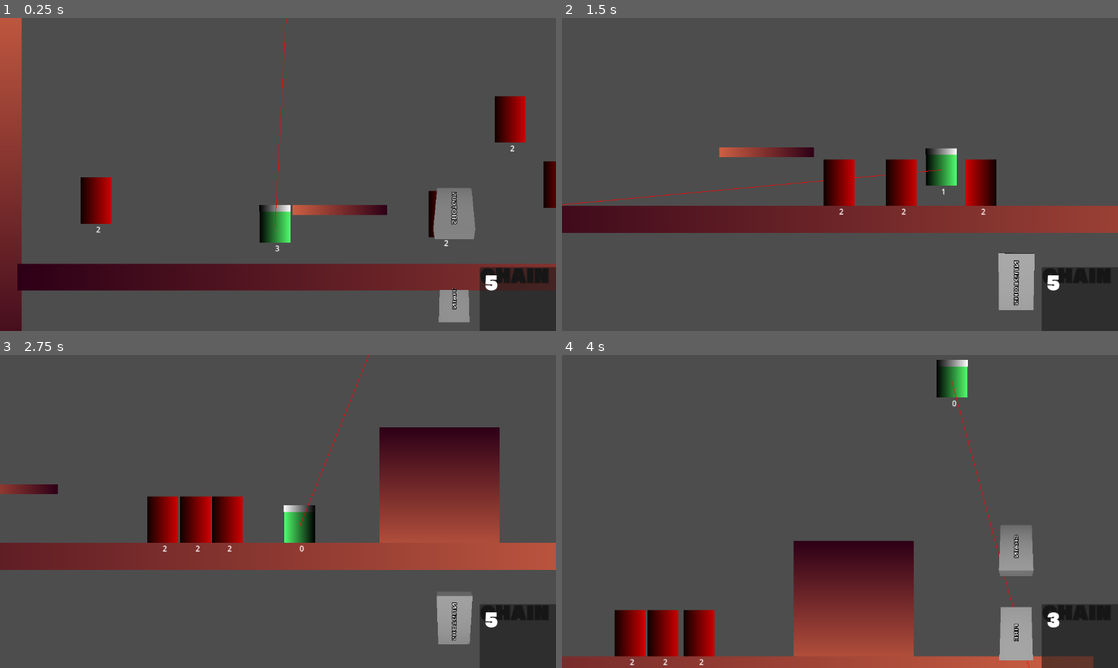
Above: before the commit, frames 1-4 (two rows, left to right).
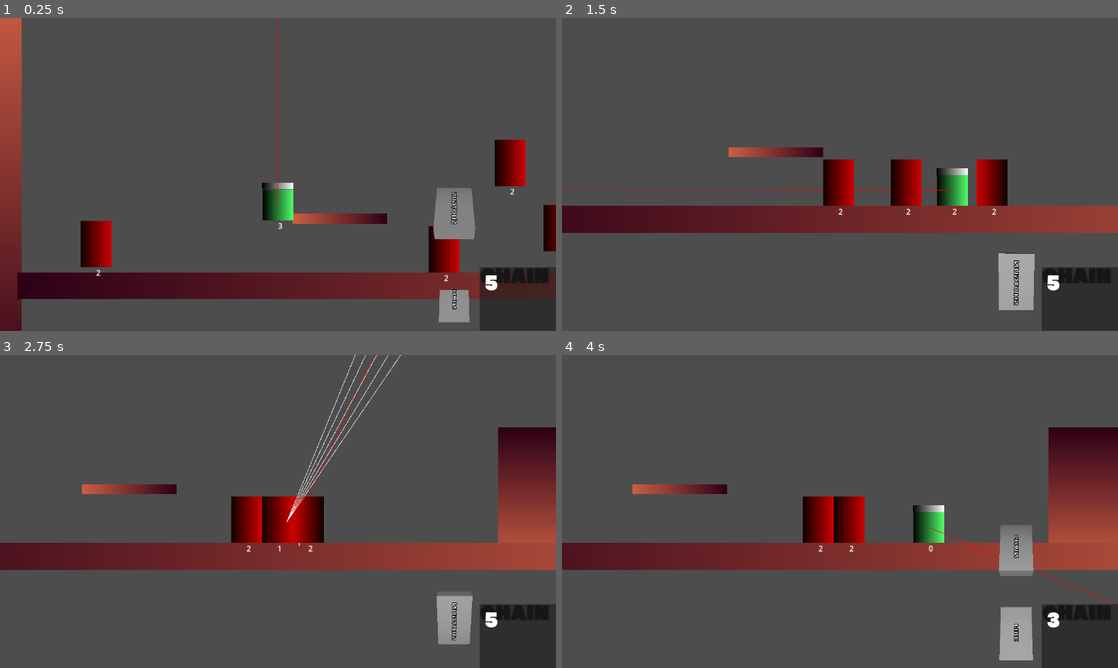
Above: after the commit, the same moments.

Repository: muffindohoah/coffee
Game: Godot game, scene res://test_level.tscn
Two runs of this game, one before a commit and one after it. Both use one fixed random seed, a clock stepped at 60 frames per second and the inputs below.
Inputs (mouse positions are in pixels of both pictures, inside the frame that each line leads up to):
- Up to frame 1 (0.25 s): no input
- Up to frame 2 (1.5 s): move the mouse to (962, 158) at 0.52 s; hold D (right) from 0.53 s (still down); tap R (changeammo) at 0.6 s; tap W (jump) at 0.77 s; tap Shift (dodgeparry) at 0.8, 1.35 s; move the mouse to (728, 190) at 1.27 s
- Up to frame 3 (2.75 s): tap W (jump) at 1.52 s; click (166, 527) at 1.55 s; move the mouse to (333, 442) at 2.02 s; release D (right) at 2.03 s; hold A (left) from 2.03 s (still down); click (333, 442) at 2.1 s; right-click (333, 442) at 2.3 s
- Up to frame 4 (4 s): move the mouse to (812, 574) at 2.77 s; release A (left) at 2.78 s; hold D (right) from 2.78 s (still down); right-click (812, 574) at 2.85 s; tap W (jump) at 3.02, 3.77 s; tap R (changeammo) at 3.05, 3.6 s; move the mouse to (1006, 558) at 3.52 s; tap Shift (dodgeparry) at 3.8 s

The runs differ from the first frame. In frame 1, 11% of the frame differs, in the area x 3-100%, y 0-90%; in frame 2, 3.6%; in frame 3, 18%; in frame 4, 28%, in the area x 0-100%, y 1-100%.

Commit message:
add shotgun

Diff:
--- a/coffee/enemy.gd
+++ b/coffee/enemy.gd
@@ -6,8 +6,9 @@
 @export var JUMP_VELOCITY = -400.0
 @export var INITIAL_HEALTH = 2
 @export var BASE_DAMAGE = 1
+const GRAVITY := 5000.0
 
-var knockback: Vector2
+var movementvelocity := Vector2.ZERO
 
 var health = INITIAL_HEALTH
 var targets: Array[Node2D] = []
@@ -17,7 +18,7 @@
 	$healthLabel.text = str(health)
 	# Add the gravity.
 	if not is_on_floor():
-		velocity += get_gravity() * delta
+		velocity.y += GRAVITY * delta
 
 
 	if !targets.is_empty():
@@ -25,29 +26,24 @@
 			var t := targets[0] # target
 			var dir := (t.global_position - global_position).normalized() # vector pointing towards target
 			if dir.x < 0:
-				velocity.x = move_toward(velocity.x, -SPEED, ACCELERATION * delta)
+				movementvelocity.x = move_toward(movementvelocity.x, -SPEED, ACCELERATION * delta)
 				$flip2d.face(-1)
 			else:
-				velocity.x = move_toward(velocity.x, SPEED, ACCELERATION * delta)
+				movementvelocity.x = move_toward(movementvelocity.x, SPEED, ACCELERATION * delta)
 				$flip2d.face(1)
 		else:
-			velocity.x = move_toward(velocity.x, 0, ACCELERATION * delta)
+			movementvelocity.x = move_toward(movementvelocity.x, 0, ACCELERATION * delta)
 
 
-	knockback = knockback.move_toward(Vector2.ZERO, 2000 * delta)
-	velocity += knockback
+	velocity = velocity.move_toward(Vector2.ZERO, 2000 * delta)
+	velocity += movementvelocity
 	move_and_slide()
-	velocity -= knockback
+	velocity -= movementvelocity
 
 func hit(from:CharacterBody2D, damage: int) -> void:
 	health -= damage
 	if health <= 0:
 		die()
-
-	self.knockback += Vector2(
-	sign(self.global_position.x - from.global_position.x) * 800,
-		-400
-	)
 
 func die() -> void:
 	queue_free()
@@ -59,3 +55,7 @@
 func _on_attack_body_entered(body: Node2D) -> void:
 	if body.is_in_group("player") and body.is_in_group("damageable"):
 		body.hit(self, BASE_DAMAGE)
+		body.velocity += Vector2(
+			sign(body.global_position.x - global_position.x) * 800,
+			-400
+		)
--- a/coffee/player.gd
+++ b/coffee/player.gd
@@ -16,7 +16,7 @@
 const INITIAL_HEALTH := 3
 
 var health = INITIAL_HEALTH
-var knockback := Vector2.ZERO
+var movementvelocity := Vector2.ZERO
 
 var isinvulnerable := true
 var canattack := true
@@ -30,7 +30,7 @@
 	slice_hitbox.monitoring = false
 
 func _process(delta: float) -> void:
-	$Line2D.look_at(get_global_mouse_position())
+	$weaponpivot.look_at(get_global_mouse_position())
 
 func _physics_process(delta: float) -> void:
 
@@ -41,44 +41,45 @@
 		_movement_process(delta)
 		_input_process(delta)
 
-	knockback = knockback.move_toward(Vector2.ZERO, 2000 * delta)
+	velocity = velocity.move_toward(Vector2.ZERO, 2000 * delta)
 
-	velocity += knockback
+	velocity += movementvelocity
 	move_and_slide()
-	velocity -= knockback # silly way of doing this
+	velocity -= movementvelocity # silly way of doing this
 
 
 func _input_process(delta: float):
 
 	var direction := Input.get_axis("left", "right")
 
-	if ammo_switch_cooldown.time_left == 0:
-		if Input.is_action_just_pressed("changeammo"):
-			Utils.ammo_switch()
-			ammo_switch_cooldown.start()
+	if ammo_switch_cooldown.time_left == 0 and Input.is_action_just_pressed("changeammo"):
+		Utils.ammo_switch()
+		ammo_switch_cooldown.start()
 
-	if canattack:
-		if Input.is_action_just_pressed("melee"):
-			slice()
+	if canattack and Input.is_action_just_pressed("melee"):
+		slice()
 
-	if candodge:
-		if Input.is_action_just_pressed("dodgeparry") && (Input.is_action_pressed("left") or Input.is_action_pressed("right")):
+	if canattack and Input.is_action_just_pressed("shoot"):
+		action_shoot()
+
+	if candodge and Input.is_action_just_pressed("dodgeparry"):
+		if Input.is_action_pressed("left") or Input.is_action_pressed("right"):
 			roll(direction)
-
-		elif Input.is_action_just_pressed("dodgeparry"):
+		else:
 			parry()
 
 func _movement_process(delta: float):
-	if doesgravity:
-		if not is_on_floor():
-			velocity.y += GRAVITY * delta
+	if doesgravity and not is_on_floor():
+		velocity.y += GRAVITY * delta
+
 	if Input.is_action_just_pressed("jump") and is_on_floor():
 		velocity.y -= JUMP_SPEED
+
 	var direction := Input.get_axis("left", "right")
 
-	if direction < 0: velocity.x = -SPEED
-	if direction > 0: velocity.x = SPEED
-	if direction == 0: velocity.x = 0
+	if direction < 0: movementvelocity.x = -SPEED
+	if direction > 0: movementvelocity.x = SPEED
+	if direction == 0: movementvelocity.x = 0
 
 	# flip sprites
 	if direction < 0: $flip2d.face(-1)
@@ -97,7 +98,7 @@
 	counter_hitbox.monitoring = true
 	anim_player.play()
 	candodge = true
-	self.knockback += Vector2(
+	self.velocity += Vector2(
 			sign(self.global_position.x - enemy.global_position.x) * 1000,
 			-1000
 		)
@@ -131,10 +132,6 @@
 		print("plink!")
 	else:
 		health -= damage
-		self.knockback += Vector2(
-			sign(self.global_position.x - from.global_position.x) * 1000,
-			-500
-		)
 
 func die() -> void:
 	queue_free()
@@ -142,9 +139,17 @@
 func _on_counter_hitbox_body_entered(body: Node2D) -> void:
 	if body.is_in_group("damageable"):
 		body.hit(self, BASE_DAMAGE)
+		if body.is_in_group("enemy"):
+			body.velocity += Vector2(
+				sign(body.global_position.x - global_position.x) * 1000,
+				-500
+			)
 
 func slice():
 	anim_player.play("slice")
+
+func action_shoot():
+	$weaponpivot/Shotgun.action_primaryfire()
 
 func _on_slice_hitbox_body_entered(body: Node2D) -> void:
 	if body.is_in_group("damageable"):
--- a/coffee/player.tscn
+++ b/coffee/player.tscn
@@ -1,8 +1,9 @@
-[gd_scene load_steps=17 format=3 uid="uid://dsiagdguuasxg"]
+[gd_scene load_steps=18 format=3 uid="uid://dsiagdguuasxg"]
 
 [ext_resource type="Script" path="res://player.gd" id="1_53qcj"]
 [ext_resource type="PackedScene" uid="uid://ddtj8kqkup2gn" path="res://scenes/components/flip_2d.tscn" id="2_m1dq5"]
 [ext_resource type="PackedScene" uid="uid://dvsrfwsjm0ejv" path="res://hitbox.tscn" id="3_gko32"]
+[ext_resource type="PackedScene" uid="uid://b7mf5crkmbsfs" path="res://scenes/weapons/shotgun.tscn" id="4_xb2yo"]
 
 [sub_resource type="Gradient" id="Gradient_t1l8p"]
 
@@ -171,8 +172,12 @@
 [node name="dodgecooldown" type="Timer" parent="."]
 one_shot = true
 
-[node name="Line2D" type="Line2D" parent="."]
-position = Vector2(0, -33)
+[node name="weaponpivot" type="Node2D" parent="."]
+position = Vector2(0, -32)
+
+[node name="Shotgun" parent="weaponpivot" instance=ExtResource("4_xb2yo")]
+
+[node name="Line2D" type="Line2D" parent="weaponpivot"]
 points = PackedVector2Array(0, 0, 1000, 0)
 width = 1.0
 default_color = Color(1, 0, 0, 1)
--- a/coffee/project.godot
+++ b/coffee/project.godot
@@ -30,6 +30,7 @@
 enemy=""
 damageable="hit(), die()"
 player=""
+world="spawn enemies, projectiles, fx, etc. as a child of this"
 
 [input]
 
--- /dev/null
+++ b/coffee/scenes/weapons/raycast_bullet.gd
@@ -0,0 +1,23 @@
+extends RayCast2D
+
+@export var damage := 1
+@export var max_range := 500.0
+@export var color := Color.WHITE
+@export var attacker: CharacterBody2D = null
+
+func _ready() -> void:
+	$Line2D.set_point_position(1, Vector2(max_range, 0))
+	target_position = Vector2(max_range, 0)
+	force_raycast_update()
+	if is_colliding():
+		var c := get_collider() as Node2D
+		var dist := global_position.distance_to(get_collision_point())
+		$Line2D.set_point_position(1, Vector2(dist, 0))
+		if c.is_in_group("damageable"):
+			c.hit(attacker, damage)
+			if c.is_in_group("enemy"):
+				c.velocity += (c.global_position - global_position).normalized() * 500
+	queue_redraw()
+
+func _on_ttl_timeout() -> void:
+	queue_free()
--- /dev/null
+++ b/coffee/scenes/weapons/raycast_bullet.tscn
@@ -0,0 +1,18 @@
+[gd_scene load_steps=2 format=3 uid="uid://cnyn4e4gf0a8m"]
+
+[ext_resource type="Script" path="res://scenes/weapons/raycast_bullet.gd" id="1_ujmkq"]
+
+[node name="RaycastBullet" type="RayCast2D"]
+target_position = Vector2(100, 0)
+collision_mask = 19
+script = ExtResource("1_ujmkq")
+
+[node name="ttl" type="Timer" parent="."]
+one_shot = true
+autostart = true
+
+[node name="Line2D" type="Line2D" parent="."]
+points = PackedVector2Array(0, 0, 1000, 0)
+width = 1.0
+
+[connection signal="timeout" from="ttl" to="." method="_on_ttl_timeout"]
--- /dev/null
+++ b/coffee/scenes/weapons/shotgun.gd
@@ -0,0 +1,19 @@
+extends Node2D
+
+@onready var world: Node2D = get_tree().get_first_node_in_group("world")
+@export var wielder: CharacterBody2D = null
+
+const RAYCAST_BULLET := preload("res://scenes/weapons/raycast_bullet.tscn")
+
+func action_primaryfire() -> void:
+	print("POW")
+	var bulletcount := 5
+	var spread := deg_to_rad(15)
+	var angle := -spread/2
+	for i in range(bulletcount):
+		var b := RAYCAST_BULLET.instantiate()
+		b.global_position = global_position
+		b.global_rotation = global_rotation + angle
+		b.attacker = wielder
+		world.add_child(b)
+		angle += spread/bulletcount
--- /dev/null
+++ b/coffee/scenes/weapons/shotgun.tscn
@@ -0,0 +1,6 @@
+[gd_scene load_steps=2 format=3 uid="uid://b7mf5crkmbsfs"]
+
+[ext_resource type="Script" path="res://scenes/weapons/shotgun.gd" id="1_5nr0e"]
+
+[node name="Shotgun" type="Node2D"]
+script = ExtResource("1_5nr0e")
--- a/coffee/test_level.tscn
+++ b/coffee/test_level.tscn
@@ -16,7 +16,7 @@
 [sub_resource type="GradientTexture1D" id="GradientTexture1D_01e8s"]
 gradient = SubResource("Gradient_vw3uw")
 
-[node name="test_level" type="Node2D"]
+[node name="test_level" type="Node2D" groups=["world"]]
 
 [node name="StaticBody2D4" type="StaticBody2D" parent="."]
 position = Vector2(252, 518)
Not shown: 1 places in coffee/test_level.tscn that only renumber resources
Not shown: 1 places in coffee/ui.tscn that only renumber resources
